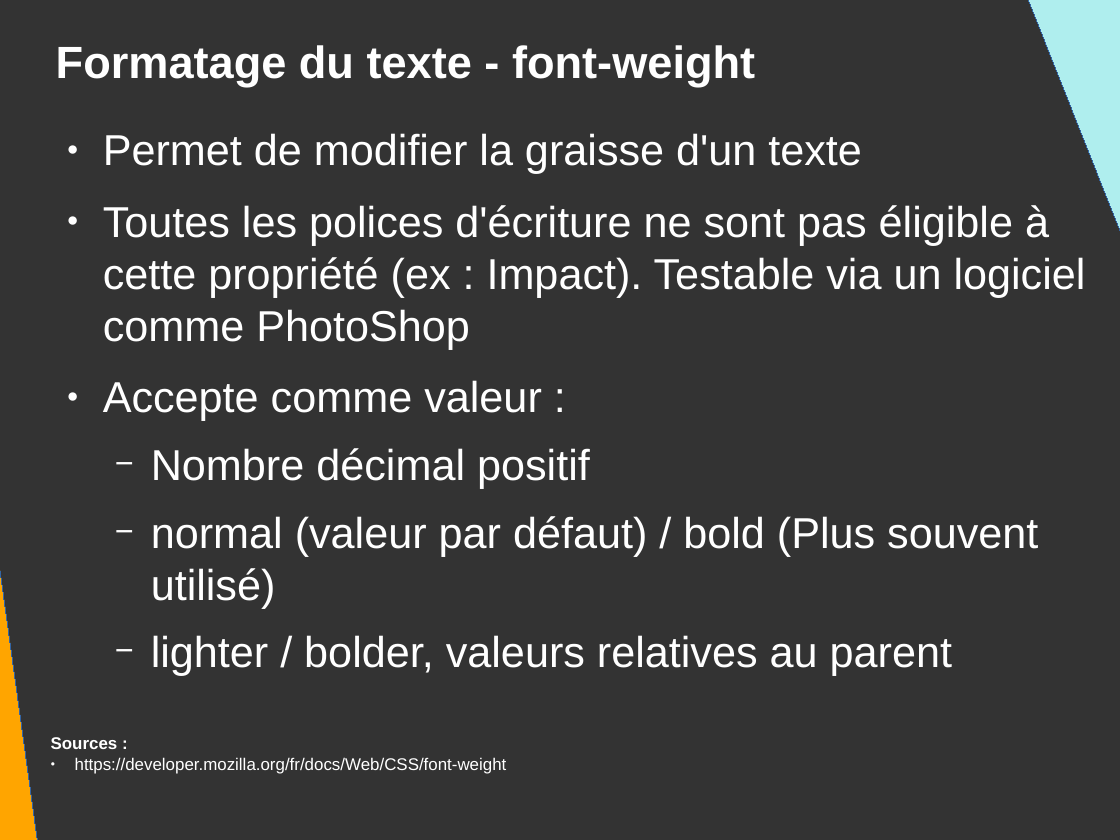
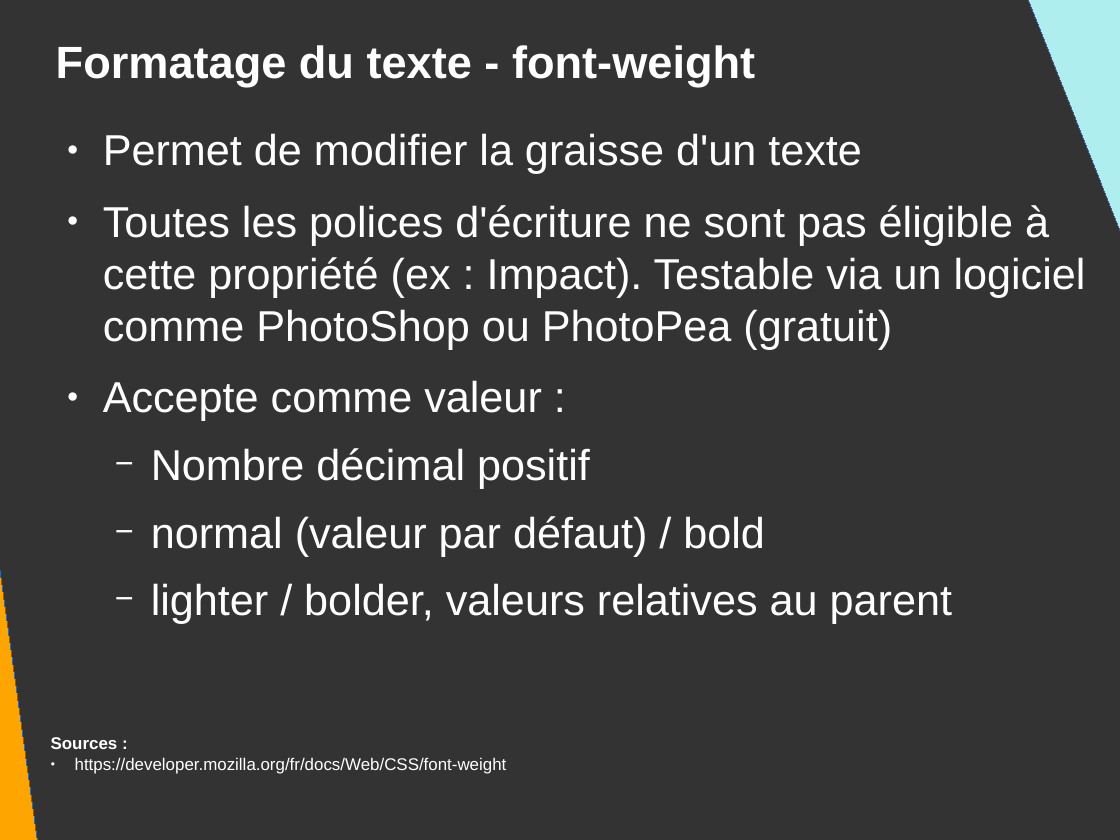
Before and after one commit to DanYellow/presentations, a slide deck: slide 77 of mmi/html/travaux-pratiques/numero-2/presentation.odp (slide 78 before the commit). Drawn at 1120x840 pixels with LibreOffice and Linux fonts; fonts in the diff are those of the drawing. Boxes give left, top, right and bottom in pixels: in the first picture for what was removed or moved away, otherwise in the second. Text is boxed around its words. In the diff, an @@ line names an element or a change of style, - is before the commit and + after.

```diff
--- a/mmi/html/travaux-pratiques/numero-2/presentation.odp
+++ b/mmi/html/travaux-pratiques/numero-2/presentation.odp
@@ text at (103,205,1086,349): text changed @@
-● Toutes les polices d'écriture ne sont pas éligible à cette propriété (ex : Impact). Testable via un logiciel comme PhotoShop
+● Toutes les polices d'écriture ne sont pas éligible à cette propriété (ex : Impact). Testable via un logiciel comme PhotoShop ou PhotoPea (gratuit)
@@ text at (151,516,765,556): text changed @@
-  − normal (valeur par défaut) / bold (Plus souvent utilisé)
+  − normal (valeur par défaut) / bold
```
Also in this commit, not shown: 13 other slides changed, 6 slides added, 7 slides removed, 5 other files.
